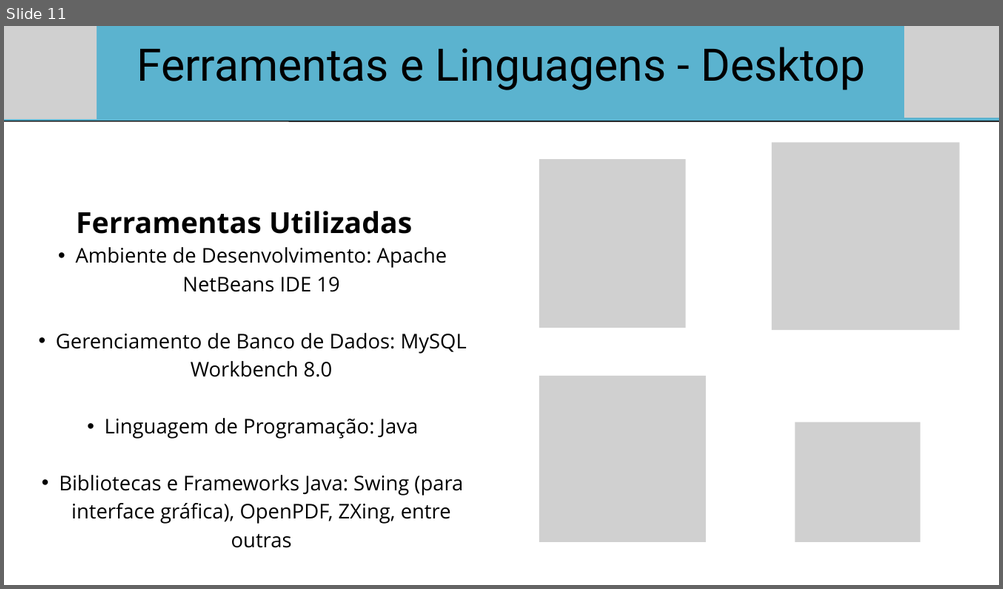
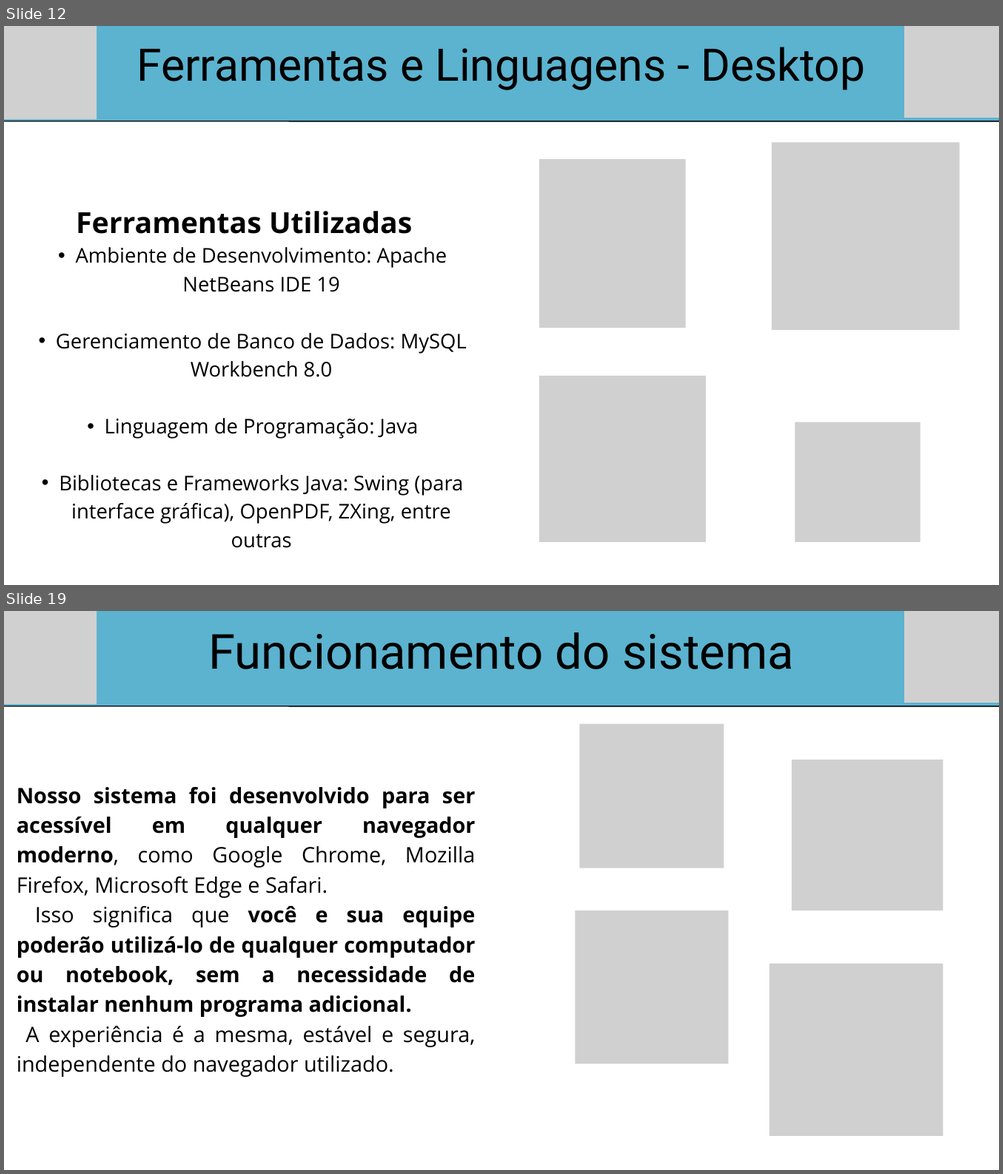
Before and after one commit to Bandclay-j/projeto_integrador_telemedicina, a slide deck: documentacao/TeleMedicina.pptx. Shown one above the other, each under a label of ours: slide 11 before the commit, slides 12 and 19 after it; the slides between them are not shown. The pictures are 1003x589 and 1003x1174 pixels, drawn with LibreOffice and Linux fonts; fonts in the diff are those of the drawing; grey boxes stand for pictures. Boxes give left, top, right and bottom in pixels: in the first picture for what was removed or moved away, otherwise in the second. Text is boxed around its words. In the diff, an @@ line names an element or a change of style, - is before the commit and + after.

```diff
--- a/documentacao/TeleMedicina.pptx
+++ b/documentacao/TeleMedicina.pptx
@@ slide 19 added at bbox=[4, 611, 999, 1170], background #FFFFFF @@
@@ freeform shape added at bbox=[4, 611, 999, 706], fill #5BB3CF @@
@@ picture added at bbox=[4, 611, 96, 704] @@
@@ text added at bbox=[209, 632, 794, 669], 70 pt, text #000000 @@
+Funcionamento do sistema
@@ picture added at bbox=[904, 611, 999, 703] @@
@@ line added from (4, 706) to (999, 706), #000000 1.5 pt @@
@@ picture added at bbox=[580, 724, 723, 868] @@
@@ picture added at bbox=[791, 760, 942, 911] @@
@@ text added at bbox=[17, 787, 475, 1077], 30.9 pt, text #000000, bold @@
+Nosso sistema foi desenvolvido para ser acessível em qualquer navegador moderno, como Google Chrome, Mozilla Firefox, Microsoft Edge e Safari.
+Isso significa que você e sua equipe poderão utilizá-lo de qualquer computador ou notebook, sem a necessidade de instalar nenhum programa adicional.
+A experiência é a mesma, estável e segura, independente do navegador utilizado.
@@ picture added at bbox=[575, 911, 728, 1064] @@
@@ picture added at bbox=[769, 963, 943, 1136] @@
@@ what was slide 11 is now slide 12 @@
```
Also in this commit, not shown: 6 slides changed, 9 other slides added.
